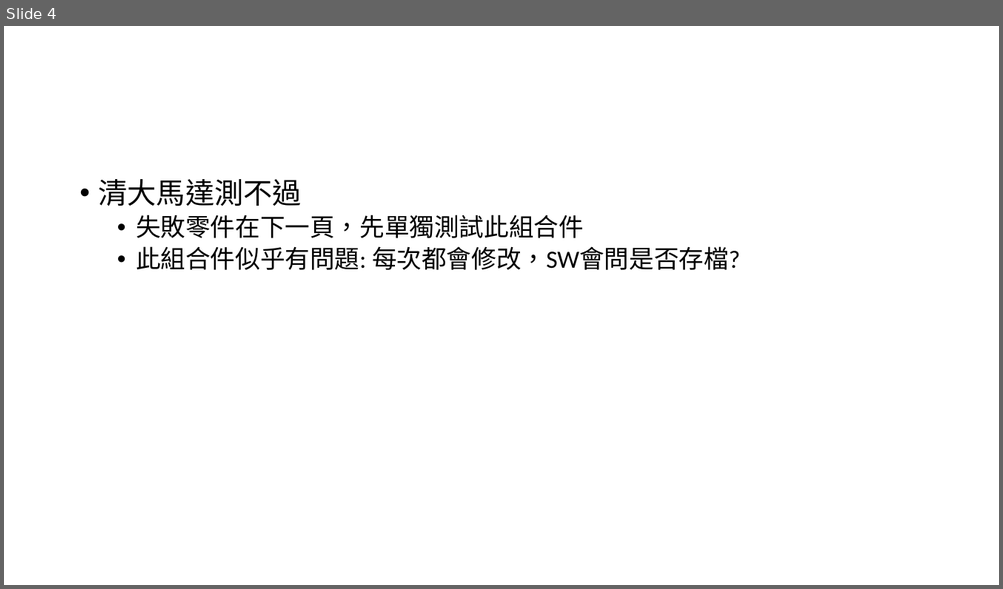
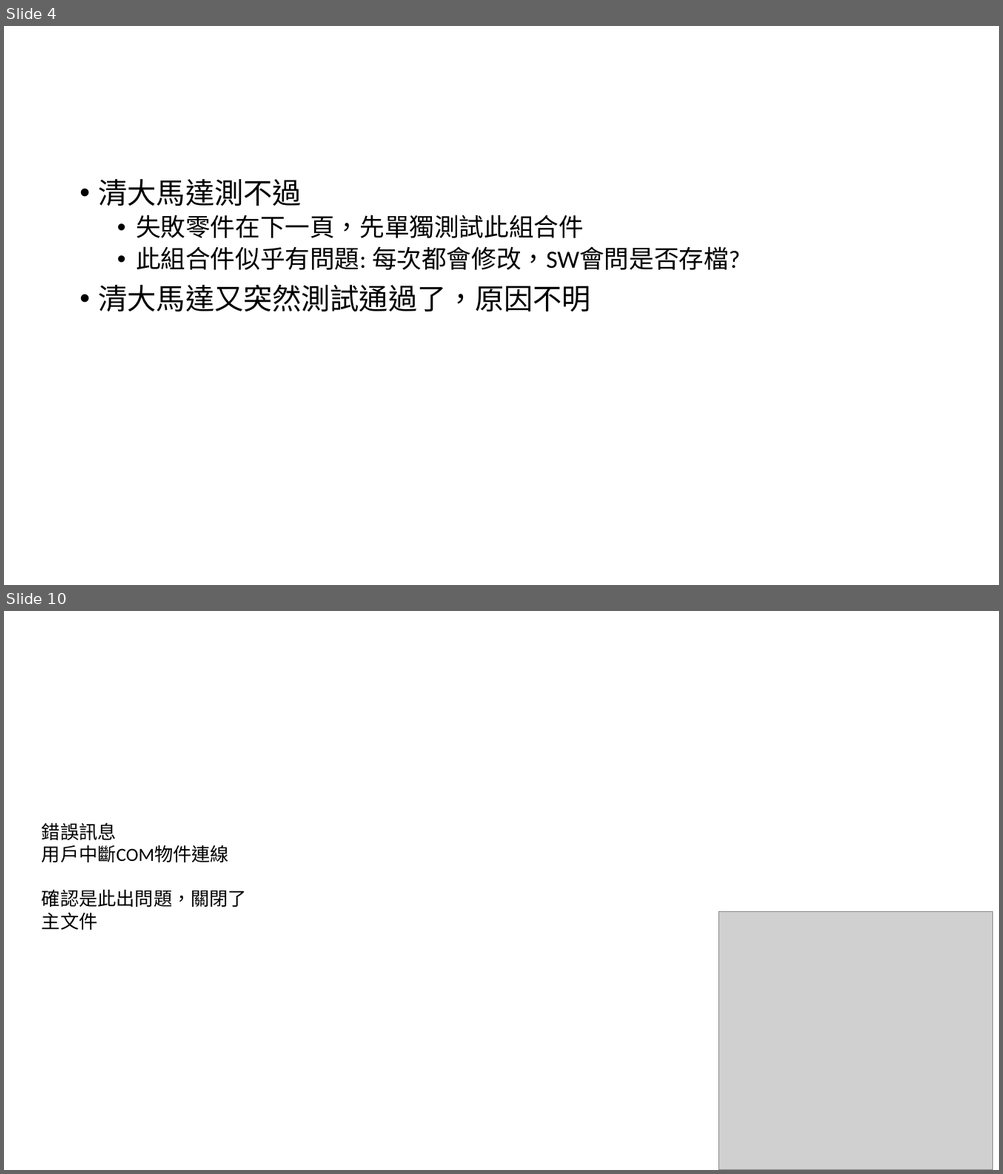
Before and after one commit to jackson-code/SolidWorsk-Add-in, a slide deck: SW測試進度.pptx. Shown one above the other, each under a label of ours: slide 4 before the commit, slides 4 and 10 after it; the slides between them are not shown. The pictures are 1003x589 and 1003x1174 pixels, drawn with LibreOffice and Linux fonts; fonts in the diff are those of the drawing; grey boxes stand for pictures; background and template pictures are left out. Boxes give left, top, right and bottom in pixels: in the first picture for what was removed or moved away, otherwise in the second. Text is boxed around its words. In the diff, an @@ line names an element or a change of style, - is before the commit and + after.

```diff
--- a/SW測試進度.pptx
+++ b/SW測試進度.pptx
@@ slide 10 added at (4, 611, 999, 1170), background picture (left out) @@
@@ text added at (42, 823, 247, 930), 18 pt, text #000000 @@
+錯誤訊息
+用戶中斷COM物件連線
+確認是此出問題，關閉了
+主文件
@@ picture added at (719, 911, 993, 1170) @@
@@ slide 4 changed as well @@
@@ text at (99, 285, 591, 312): paragraph added @@
+• 清大馬達又突然測試通過了，原因不明
```
Also in this commit, not shown: 14 other slides added, 3 slides removed, 38 other files.
